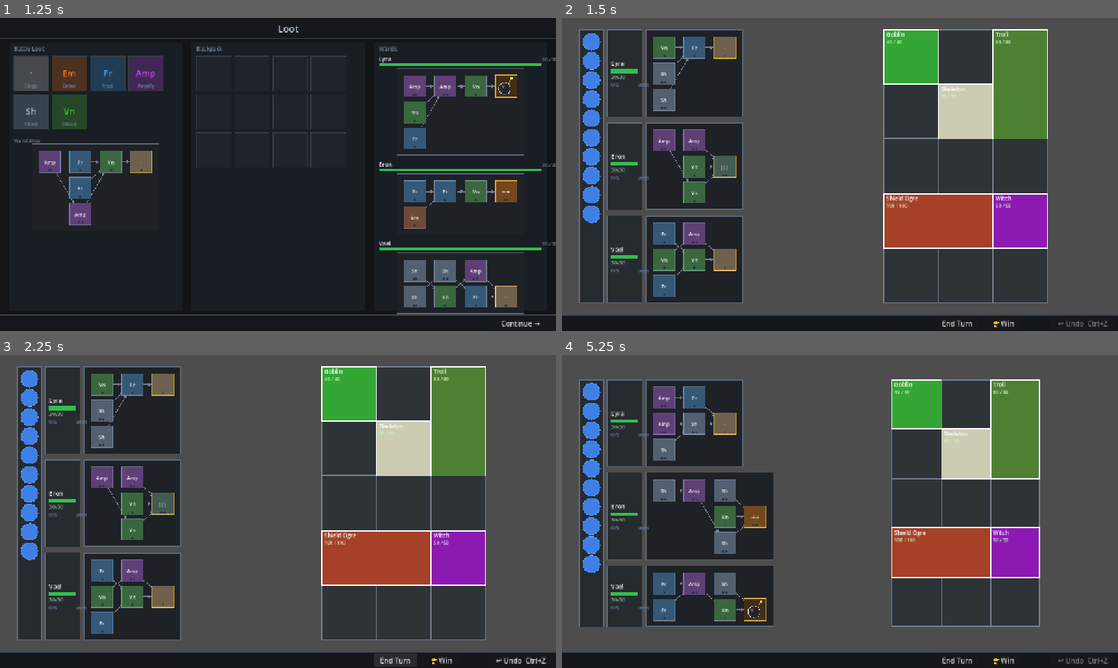
Above: before the commit, frames 1-4 (two rows, left to right).
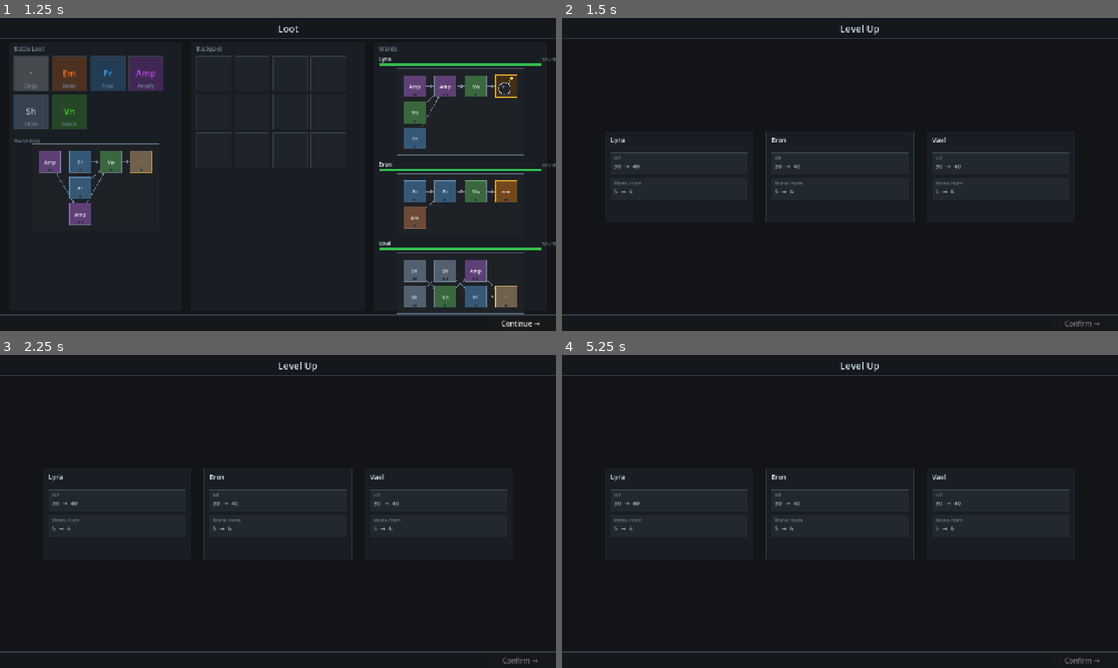
Above: after the commit, the same moments.

Repository: MoYapro/magic-monster-battle
Game: Godot game, scene res://scenes/battle/battle_scene.tscn
The game is run twice, just before and just after one commit, with the same random seed, the same clock (stepped at 60 frames per second) and the same inputs.
Inputs (mouse positions are in pixels of both pictures, inside the frame that each line leads up to):
- Up to frame 1 (1.25 s): click "🏆 Win" at 0.5 s
- Up to frame 2 (1.5 s): click "Continue →" at 1.25 s
- Up to frame 3 (2.25 s): click (394, 661) at 2 s, where only the run before the commit has a clickable "End Turn"
- Up to frame 4 (5.25 s): click (1084, 661) at 2.75 s, where only the run before the commit has a clickable "↩ Undo Ctrl+Z"; click (956, 661) at 3.5 s, where only the run before the commit has a clickable "End Turn"; click (1001, 661) at 4.25 s, where only the run before the commit has a clickable "🏆 Win"; click (1084, 661) at 5 s, where only the run before the commit has a clickable "Continue →"

Frame 1 is identical in both runs. In frame 2, 79% of the frame differs, in the area x 0-100%, y 0-99%; in frame 3, 79%; in frame 4, 79%.

Commit message:
add level up screen

Diff:
--- /dev/null
+++ b/scenes/level_up/level_up_screen.tscn
@@ -0,0 +1,6 @@
+[gd_scene load_steps=2 format=3]
+
+[ext_resource type="Script" path="res://scripts/level_up/level_up_screen.gd" id="1"]
+
+[node name="LevelUpScreen" type="Node2D"]
+script = ExtResource("1")
--- a/scripts/battle/actions/action_zap_wand.gd
+++ b/scripts/battle/actions/action_zap_wand.gd
@@ -11,7 +11,7 @@
 
 func apply(state: BattleState, setup: BattleSetup) -> BattleState:
 	var new_state := state.duplicate()
-	if new_state.mage_mana_spent[mage_index] >= setup.mana_per_mage:
+	if new_state.mage_mana_spent[mage_index] >= setup.mages[mage_index].mana_allowance:
 		return new_state
 	var wand := setup.wands[mage_index]
 
--- a/scripts/battle/battle_scene.gd
+++ b/scripts/battle/battle_scene.gd
@@ -214,7 +214,7 @@
 			charges[slot.id] = c
 			committed += c
 		_wand_displays[i].set_charges(charges)
-		_mage_displays[i].set_mana(state.mage_mana_spent[i], _setup.mana_per_mage)
+		_mage_displays[i].set_mana(state.mage_mana_spent[i], _setup.mages[i].mana_allowance)
 
 
 func _on_battle_won() -> void:
@@ -273,7 +273,7 @@
 	var charges: int = _history.current_state().slot_charges.get(key, 0)
 	if charges < tip.spell.mana_cost:
 		_apply_state(_history.push(ActionAddMana.new(mage_index, tip.id)))
-	elif _history.current_state().mage_mana_spent[mage_index] < _setup.mana_per_mage:
+	elif _history.current_state().mage_mana_spent[mage_index] < _setup.mages[mage_index].mana_allowance:
 		_start_targeting(wand)
 
 
@@ -384,6 +384,8 @@
 # --- data factories ---
 
 func _make_mage_data() -> Array[MageData]:
+	if not GameState.mages.is_empty():
+		return GameState.mages
 	return [
 		MageData.new("Lyra", 30),
 		MageData.new("Eron", 30),
--- a/scripts/battle/battle_setup.gd
+++ b/scripts/battle/battle_setup.gd
@@ -7,7 +7,6 @@
 var mages: Array[MageData] = []
 var wands: Array[WandData] = []
 var max_mana: int = 10
-var mana_per_mage: int = 5
 
 # cell -> enemy_id (precomputed for fast lookup)
 var _cell_to_enemy: Dictionary = {}
@@ -18,15 +17,13 @@
 	p_positions: Array[Vector2i],
 	p_mages: Array[MageData],
 	p_wands: Array[WandData],
-	p_max_mana: int,
-	p_mana_per_mage: int = 5
+	p_max_mana: int
 ) -> void:
 	enemies = p_enemies
 	enemy_positions = p_positions
 	mages = p_mages
 	wands = p_wands
 	max_mana = p_max_mana
-	mana_per_mage = p_mana_per_mage
 	_build_cell_map()
 
 
--- a/scripts/battle/mage_data.gd
+++ b/scripts/battle/mage_data.gd
@@ -3,9 +3,11 @@
 var name: String
 var max_hp: int
 var current_hp: int
+var mana_allowance: int
 
 
-func _init(p_name: String, p_max_hp: int) -> void:
+func _init(p_name: String, p_max_hp: int, p_mana_allowance: int = 5) -> void:
 	name = p_name
 	max_hp = p_max_hp
 	current_hp = p_max_hp
+	mana_allowance = p_mana_allowance
--- /dev/null
+++ b/scripts/level_up/level_up_screen.gd
@@ -0,0 +1,143 @@
+extends Node2D
+
+const SCREEN_W := 1280.0
+const SCREEN_H := 720.0
+const HEADER_H := 48.0
+const BOTTOM_BAR_H := 38.0
+
+const CARD_W := 340.0
+const CARD_H := 210.0
+const CARD_GAP := 30.0
+const CARD_Y := HEADER_H + (SCREEN_H - HEADER_H - BOTTOM_BAR_H - CARD_H) * 0.5
+const CARDS_TOTAL_W := 3.0 * CARD_W + 2.0 * CARD_GAP
+const CARD_MARGIN := (SCREEN_W - CARDS_TOTAL_W) * 0.5
+
+const OPTION_H := 50.0
+const OPTION_PAD := 12.0
+const HP_GAIN := 10
+const MANA_GAIN := 1
+
+const COLOR_BG             := Color(0.07, 0.08, 0.09)
+const COLOR_HEADER_BG      := Color(0.08, 0.09, 0.11)
+const COLOR_BORDER         := Color(0.22, 0.26, 0.30)
+const COLOR_CARD           := Color(0.10, 0.12, 0.14)
+const COLOR_SECTION        := Color(0.45, 0.52, 0.60)
+const COLOR_MAGE_NAME      := Color(0.85, 0.90, 0.95)
+const COLOR_STAT           := Color(0.65, 0.72, 0.80)
+const COLOR_GAIN           := Color(0.35, 0.85, 0.45)
+const COLOR_OPTION_BG      := Color(0.13, 0.16, 0.18)
+const COLOR_SELECTED_BG    := Color(0.12, 0.30, 0.18)
+const COLOR_SELECTED_BORDER := Color(0.30, 0.80, 0.40)
+const COLOR_TITLE          := Color(0.85, 0.90, 0.95)
+
+var _mages: Array[MageData] = []
+var _selected_mage: int = -1
+var _selected_stat: String = ""
+var _confirm_button: Button = null
+
+
+func _ready() -> void:
+	_mages = GameState.mages
+	_build_bottom_bar()
+
+
+func _draw() -> void:
+	draw_rect(Rect2(Vector2.ZERO, Vector2(SCREEN_W, SCREEN_H)), COLOR_BG, true)
+	_draw_header()
+	for i in _mages.size():
+		_draw_mage_card(i)
+	_draw_bottom_bar_bg()
+
+
+func _draw_header() -> void:
+	draw_rect(Rect2(Vector2.ZERO, Vector2(SCREEN_W, HEADER_H)), COLOR_HEADER_BG, true)
+	draw_rect(Rect2(Vector2(0, HEADER_H - 1), Vector2(SCREEN_W, 1)), COLOR_BORDER, true)
+	draw_string(ThemeDB.fallback_font,
+			Vector2(SCREEN_W * 0.5, HEADER_H * 0.5 + 9.0),
+			"Level Up", HORIZONTAL_ALIGNMENT_CENTER, -1, 22, COLOR_TITLE)
+
+
+func _card_x(i: int) -> float:
+	return CARD_MARGIN + i * (CARD_W + CARD_GAP)
+
+
+func _option_rect(mage_i: int, stat: String) -> Rect2:
+	var x := _card_x(mage_i) + OPTION_PAD
+	var w := CARD_W - OPTION_PAD * 2.0
+	var y := CARD_Y + 50.0 + (0.0 if stat == "hp" else OPTION_H + 8.0)
+	return Rect2(Vector2(x, y), Vector2(w, OPTION_H))
+
+
+func _draw_mage_card(i: int) -> void:
+	var mage := _mages[i]
+	var x := _card_x(i)
+	draw_rect(Rect2(Vector2(x, CARD_Y), Vector2(CARD_W, CARD_H)), COLOR_CARD, true)
+	draw_rect(Rect2(Vector2(x, CARD_Y), Vector2(CARD_W, CARD_H)), COLOR_BORDER, false, 1.0)
+	draw_string(ThemeDB.fallback_font,
+			Vector2(x + OPTION_PAD, CARD_Y + 26.0),
+			mage.name, HORIZONTAL_ALIGNMENT_LEFT, -1, 15, COLOR_MAGE_NAME)
+	_draw_option(i, "hp",   "HP",        mage.max_hp,          HP_GAIN)
+	_draw_option(i, "mana", "Mana / turn", mage.mana_allowance, MANA_GAIN)
+
+
+func _draw_option(mage_i: int, stat: String, label: String, current: int, gain: int) -> void:
+	var r := _option_rect(mage_i, stat)
+	var selected := _selected_mage == mage_i and _selected_stat == stat
+	if selected:
+		draw_rect(r, COLOR_SELECTED_BG, true)
+		draw_rect(r, COLOR_SELECTED_BORDER, false, 2.0)
+	else:
+		draw_rect(r, COLOR_OPTION_BG, true)
+		draw_rect(r, COLOR_BORDER, false, 1.0)
+	var font := ThemeDB.fallback_font
+	draw_string(font, Vector2(r.position.x + 8.0, r.position.y + 16.0),
+			label, HORIZONTAL_ALIGNMENT_LEFT, -1, 11, COLOR_SECTION)
+	var value_color := COLOR_GAIN if selected else COLOR_STAT
+	draw_string(font, Vector2(r.position.x + 8.0, r.position.y + 36.0),
+			"%d  →  %d" % [current, current + gain],
+			HORIZONTAL_ALIGNMENT_LEFT, -1, 14, value_color)
+
+
+func _input(event: InputEvent) -> void:
+	if not (event is InputEventMouseButton and event.pressed
+			and event.button_index == MOUSE_BUTTON_LEFT):
+		return
+	var pos := (event as InputEventMouseButton).position
+	for i in _mages.size():
+		for stat in ["hp", "mana"]:
+			if _option_rect(i, stat).has_point(pos):
+				_selected_mage = i
+				_selected_stat = stat
+				_confirm_button.disabled = false
+				queue_redraw()
+				get_viewport().set_input_as_handled()
+				return
+
+
+func _draw_bottom_bar_bg() -> void:
+	var bar_y := SCREEN_H - BOTTOM_BAR_H
+	draw_rect(Rect2(Vector2(0, bar_y), Vector2(SCREEN_W, BOTTOM_BAR_H)), COLOR_HEADER_BG, true)
+	draw_rect(Rect2(Vector2(0, bar_y), Vector2(SCREEN_W, 1)), COLOR_BORDER, true)
+
+
+func _build_bottom_bar() -> void:
+	var layer := CanvasLayer.new()
+	add_child(layer)
+	_confirm_button = Button.new()
+	_confirm_button.text = "Confirm →"
+	_confirm_button.size = Vector2(148, BOTTOM_BAR_H - 10)
+	_confirm_button.position = Vector2(SCREEN_W - 156.0, SCREEN_H - BOTTOM_BAR_H + 5.0)
+	_confirm_button.disabled = true
+	_confirm_button.pressed.connect(_on_confirm_pressed)
+	layer.add_child(_confirm_button)
+
+
+func _on_confirm_pressed() -> void:
+	var mage := _mages[_selected_mage]
+	if _selected_stat == "hp":
+		mage.max_hp += HP_GAIN
+		mage.current_hp = mage.max_hp
+	else:
+		mage.mana_allowance += MANA_GAIN
+	GameState.mages = _mages
+	get_tree().change_scene_to_file("res://scenes/battle/battle_scene.tscn")
--- a/scripts/loot/loot_screen.gd
+++ b/scripts/loot/loot_screen.gd
@@ -354,4 +354,4 @@
 	if GameState.pending_loot_wand != null:
 		GameState.backpack_wands.append(GameState.pending_loot_wand)
 		GameState.pending_loot_wand = null
-	get_tree().change_scene_to_file("res://scenes/battle/battle_scene.tscn")
+	get_tree().change_scene_to_file("res://scenes/level_up/level_up_screen.tscn")
